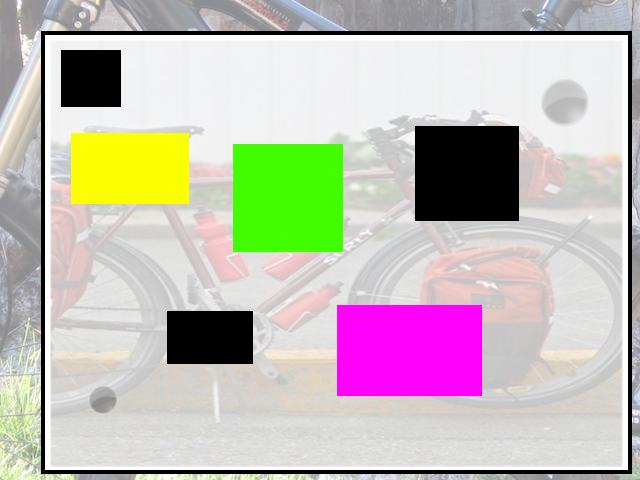
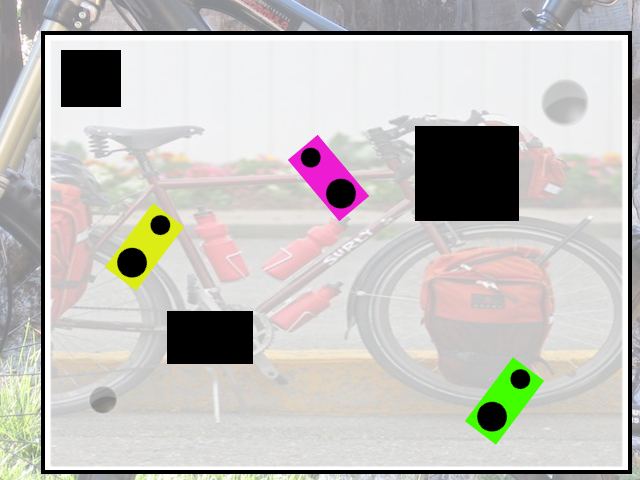
Layered file, before and after one edit (640×480). Changes by layer:
removed group "Layer Group" (5 layers) over [71, 133, 545, 445]
renamed "Pasted Layer" to "Puntos", moved it out of group "Layer Group" over [88, 133, 545, 415]
removed layer "Layer" from group "Layer Group" over [71, 133, 482, 396]
added group "robot1" with 3 layers above "Robot2" over [464, 357, 545, 445]
added layer "Circulo Grande #1" in group "robot1" over [476, 401, 508, 433]
added layer "circulo pequeño #1" in group "robot1" over [510, 368, 531, 390]
added layer "Color robot #1" in group "robot1" over [464, 357, 545, 445]
added group "Robot2" with 3 layers above "Robot3" over [288, 134, 369, 222]
added layer "Circulo Grande #2" in group "Robot2" over [325, 178, 357, 209]
added layer "circulo pequeño #2" in group "Robot2" over [300, 147, 322, 168]
added layer "Color robot #2" in group "Robot2" over [288, 134, 369, 222]
added group "Robot3" with 3 layers above "obstaculos" over [104, 203, 185, 291]
added layer "Circulo Grande" in group "Robot3" over [116, 247, 148, 279]
added layer "circulo pequeño" in group "Robot3" over [150, 214, 171, 236]
added layer "Color robot" in group "Robot3" over [104, 203, 185, 291]
renamed "Pasted Layer #1" to "obstaculos", moved it out of group "Layer Group" over [71, 133, 519, 364]
renamed "Transformation" to "fondo", moved it out of group "Layer Group" over [71, 133, 545, 445]
renamed "static.png" to "Fondo", moved it out of group "Layer Group" over [71, 133, 545, 445]
